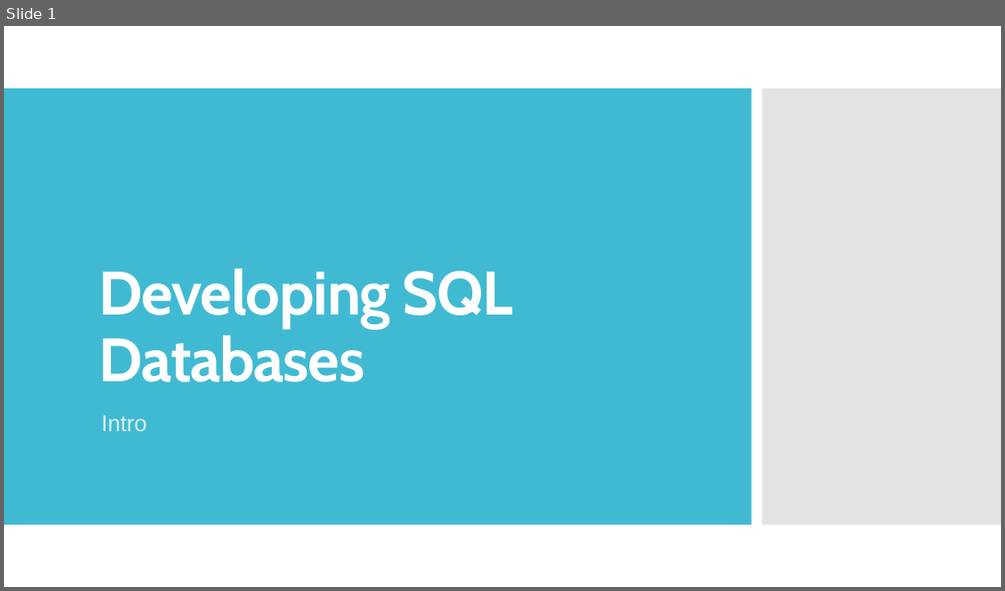
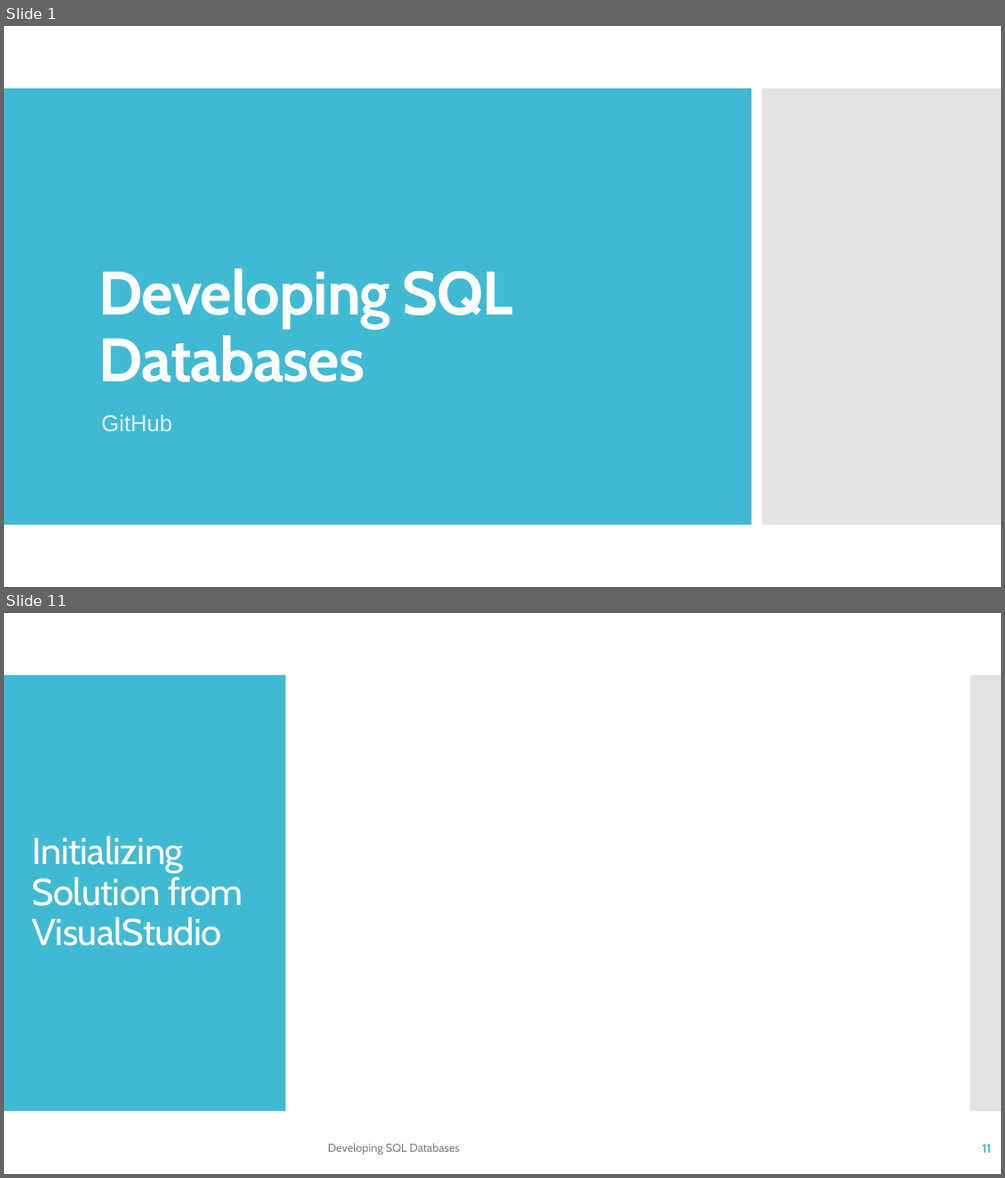
Before and after one commit to TKostyrka/70762DevSQLDB, a slide deck: DEVSQL_00_Intro/DEVSQL_00C_GitHub.pptx. Shown one above the other, each under a label of ours: slide 1 before the commit, slides 1 and 11 after it; the slides between them are not shown. The pictures are 1005x591 and 1005x1178 pixels, drawn with LibreOffice and Linux fonts; fonts in the diff are those of the drawing. Boxes give left, top, right and bottom in pixels: in the first picture for what was removed or moved away, otherwise in the second. Text is boxed around its words. In the diff, an @@ line names an element or a change of style, - is before the commit and + after.

```diff
--- a/DEVSQL_00_Intro/DEVSQL_00C_GitHub.pptx
+++ b/DEVSQL_00_Intro/DEVSQL_00C_GitHub.pptx
@@ slide 11 added at box(4, 613, 1001, 1174), background #FFFFFF @@
@@ rectangle added at box(4, 675, 286, 1111), fill #40BAD2 @@
@@ rectangle added at box(971, 675, 1001, 1111), fill #C8C8C8 at 50% opacity @@
@@ title added at box(32, 835, 243, 946), 36 pt, text #FFFFFF @@
+Initializing Solution from VisualStudio
@@ text added at box(328, 1143, 460, 1154), 11 pt, text #808080 @@
+Developing SQL Databases
@@ page number added at box(982, 1143, 991, 1152), 12 pt, text #40BAD2, bold @@
+11
@@ slide 1 changed as well @@
@@ subtitle at box(101, 414, 172, 431): text changed @@
-Intro
+GitHub
```
Also in this commit, not shown: 2 other slides changed, 22 other slides added, 2 slides removed, 1 other file.
